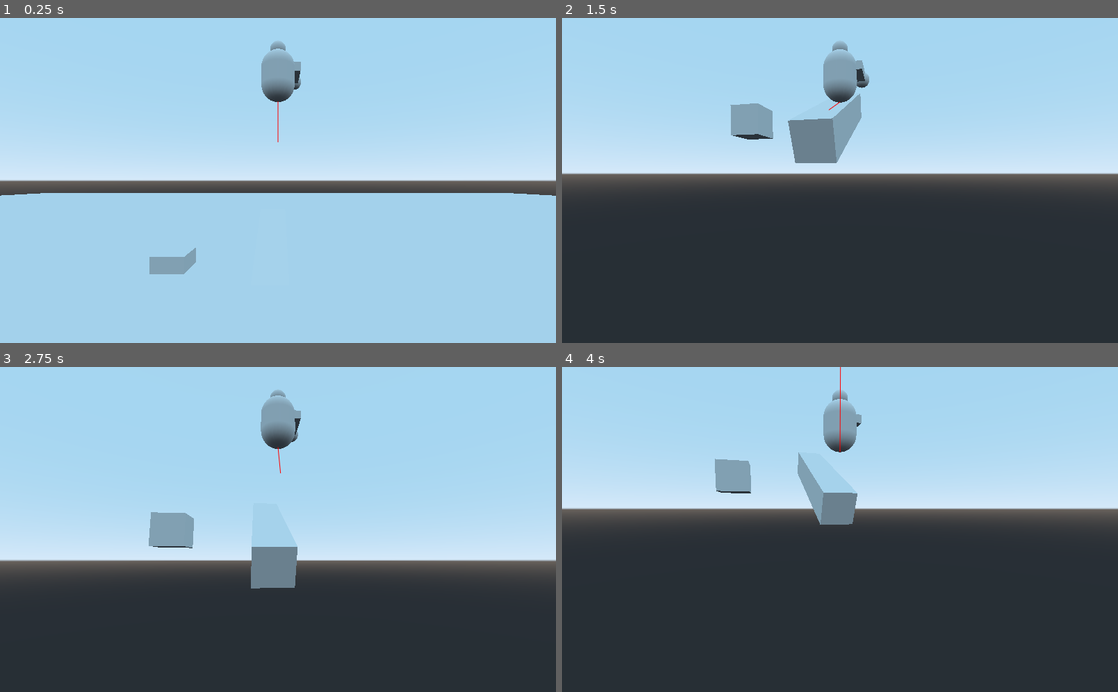
Above: before the commit, frames 1-4 (two rows, left to right).
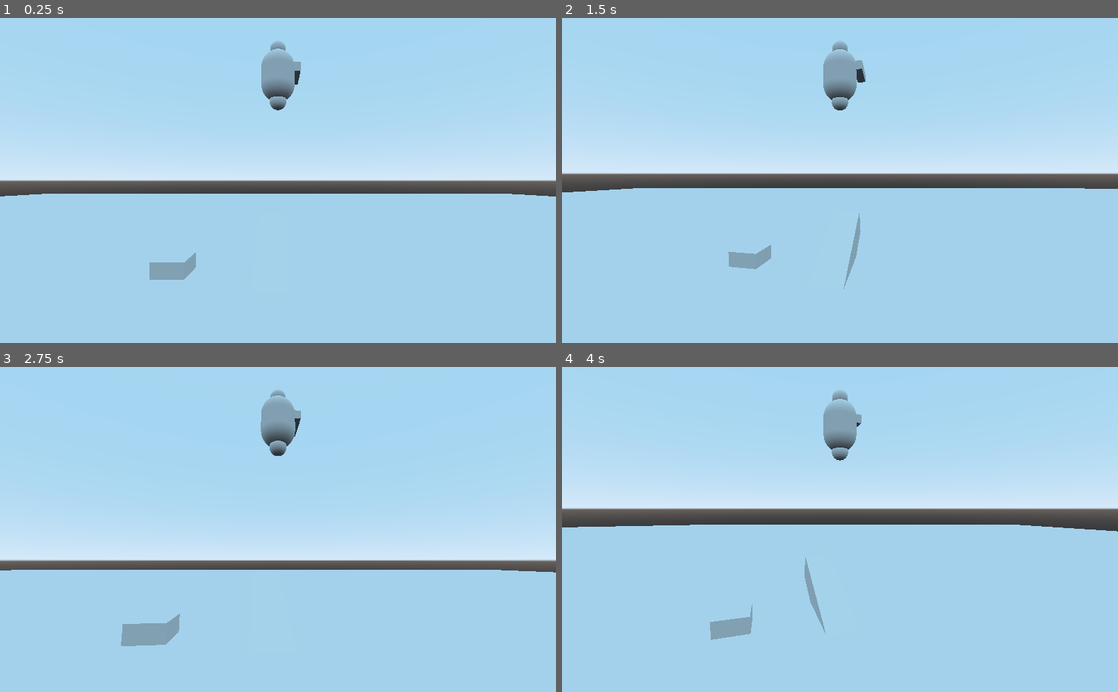
Above: after the commit, the same moments.

Repository: manglemix/PGBR
Game: Godot game, scene res://DebugBattlefield.tscn
The game is run twice, just before and just after one commit, with the same random seed, the same clock (stepped at 60 frames per second) and the same inputs.
Inputs (mouse positions are in pixels of both pictures, inside the frame that each line leads up to):
- Up to frame 1 (0.25 s): no input
- Up to frame 2 (1.5 s): move the mouse to (962, 164) at 0.52 s; hold D (right) 0.53-1.28 s; right-click (962, 164) at 0.6 s; tap Space (jump) at 0.77 s; move the mouse to (728, 196) at 1.27 s; hold S (backward) from 1.28 s (still down); tap X (change_perspective) at 1.35 s
- Up to frame 3 (2.75 s): tap Space (jump) at 1.52 s; move the mouse to (333, 458) at 2.02 s; release S (backward) at 2.03 s; hold D (right) from 2.03 s (still down); hold Shift (crouch) from 2.03 s (still down)
- Up to frame 4 (4 s): move the mouse to (812, 594) at 2.77 s; release D (right) at 2.78 s; release Shift (crouch) at 2.78 s; hold W (forward) 2.78-3.53 s; click (812, 594) at 2.85 s; tap Space (jump) at 3.02, 3.77 s; move the mouse to (1006, 578) at 3.52 s; hold A (left) from 3.53 s (still down); right-click (1006, 578) at 3.6 s

The runs differ from the first frame. In frame 1, 0.7% of the frame differs, in the area x 0-100%, y 18-81%; in frame 2, 50%; in frame 3, 39%; in frame 4, 53%, in the area x 0-100%, y 0-100%.
Error before the commit: Attempt to call function 'set_transform_index' in base 'null instance' on a null instance. (res://BaseScripts/BaseCamera.gd:59)
Error after the commit: Parse Error: The identifier "max_head_yaw" isn't declared in the current scope. (res://BaseScripts/BasePerson.gd:98)

Commit message:
Added head rotation limits

Diff:
--- a/PGBR_Project1/BaseScripts/BasePerson.gd
+++ b/PGBR_Project1/BaseScripts/BasePerson.gd
@@ -85,6 +85,26 @@
 
 
 func _physics_process(delta):
+	var head_rotation = $Head.rotation_degrees
+
+	# sets the measured rotation in the y axis to be 0 if pointing in the same direction as this node
+	# this is because the Head node has to be rotated 180 degrees because the Camera looks at the -z axis
+	if head_rotation.y < 0:
+		head_rotation.y = - 180 - head_rotation.y
+	else:
+		head_rotation.y = 180 - head_rotation.y
+
+	# rotates the Person node so that the Head does not rotate past the max_head_yaw
+	if head_rotation.y < - max_head_yaw:
+		$Head.global_rotate(Vector3.UP, head_rotation.y * turn_speed * delta)
+		global_rotate(Vector3.UP, - head_rotation.y * turn_speed * delta)
+
+	elif head_rotation.y > max_head_yaw:
+		$Head.global_rotate(Vector3.UP, head_rotation.y * turn_speed * delta)
+		global_rotate(Vector3.UP, - head_rotation.y * turn_speed * delta)
+
+	# TODO Add code that turns the body towards the where the Head is pointing when moving
+
 	_floor_collision = move_and_collide(Vector3.DOWN * 0.001, true, true, true)
 	on_floor = is_instance_valid(_floor_collision)
 
